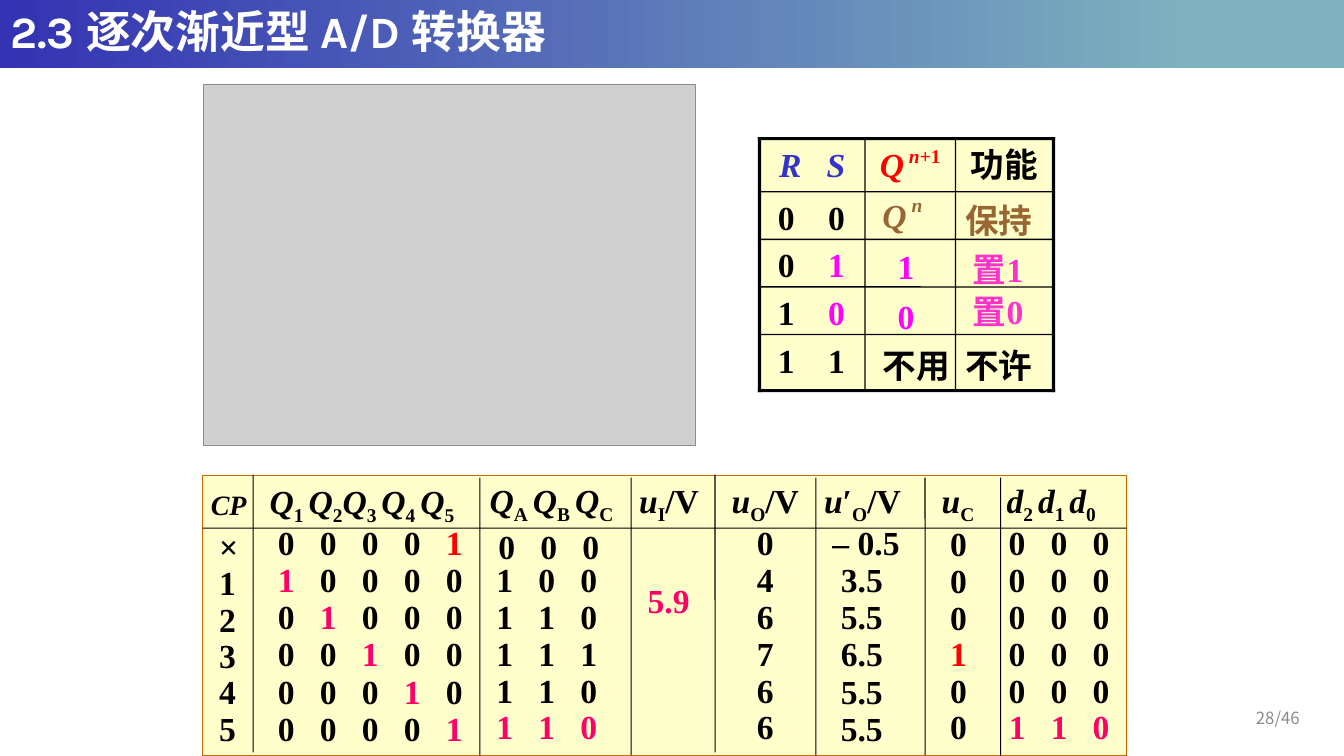
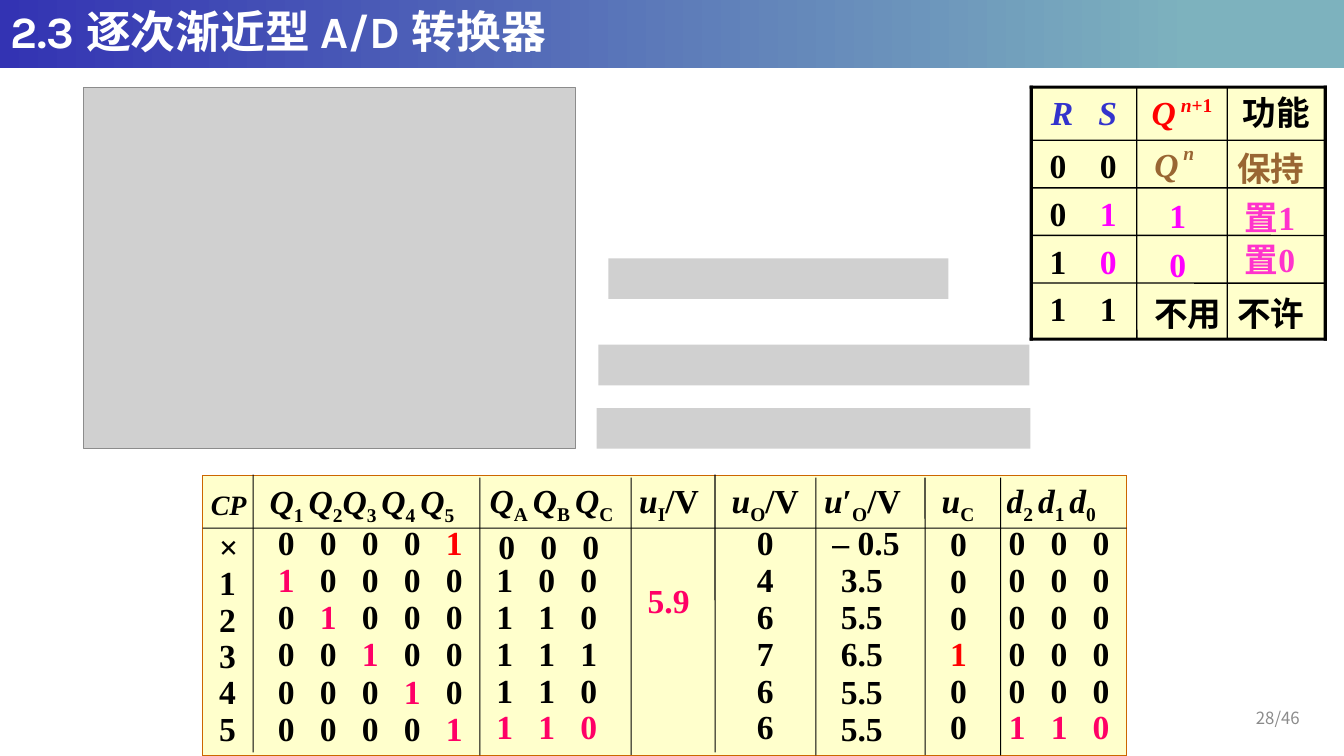
Before and after one commit to HeyuanMingong/heyuanmingong.github.io, a slide deck: slide 28 of DC/第八章-数模与模数转换电路.pptx. Drawn at 1344x756 pixels with LibreOffice and Linux fonts; fonts in the diff are those of the drawing; grey boxes stand for pictures. Boxes give left, top, right and bottom in pixels: in the first picture for what was removed or moved away, otherwise in the second. Text is boxed around its words. In the diff, an @@ line names an element or a change of style, - is before the commit and + after.

```diff
--- a/DC/第八章-数模与模数转换电路.pptx
+++ b/DC/第八章-数模与模数转换电路.pptx
@@ picture: place and size @@
-picture at bbox=[204, 85, 696, 446]
+picture at bbox=[84, 88, 576, 449]
@@ 12 rectangles, 11 texts, 10 lines: place and size @@
-12 rectangles, 11 texts, 10 lines at bbox=[759, 139, 1054, 391]
+12 rectangles, 11 texts, 10 lines at bbox=[1031, 87, 1326, 340]
@@ picture added at bbox=[609, 258, 949, 298] @@
@@ picture added at bbox=[599, 345, 1029, 385] @@
@@ picture added at bbox=[597, 408, 1030, 449] @@
```
Also in this commit, not shown: 1 other file.
